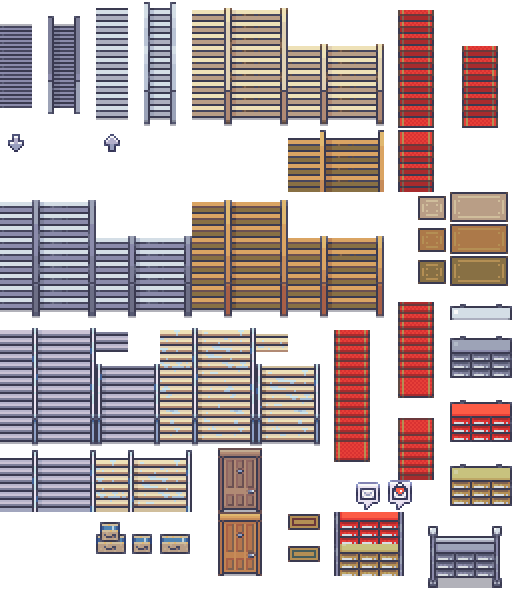
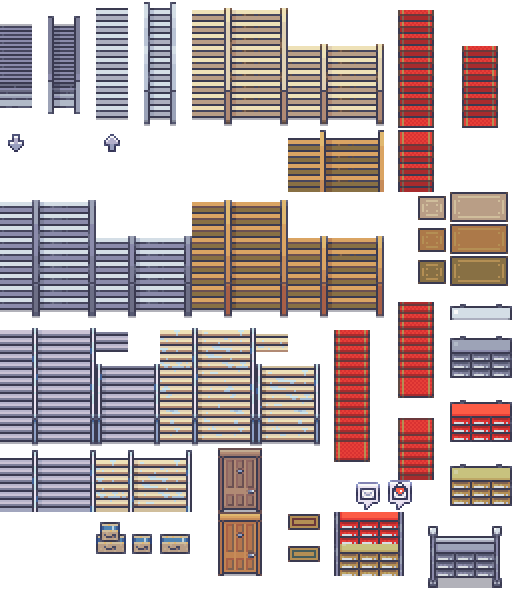
Layers edited between the first and the second 512px x 608px image:
painted on "Edit" over 0, 82, 74, 108
